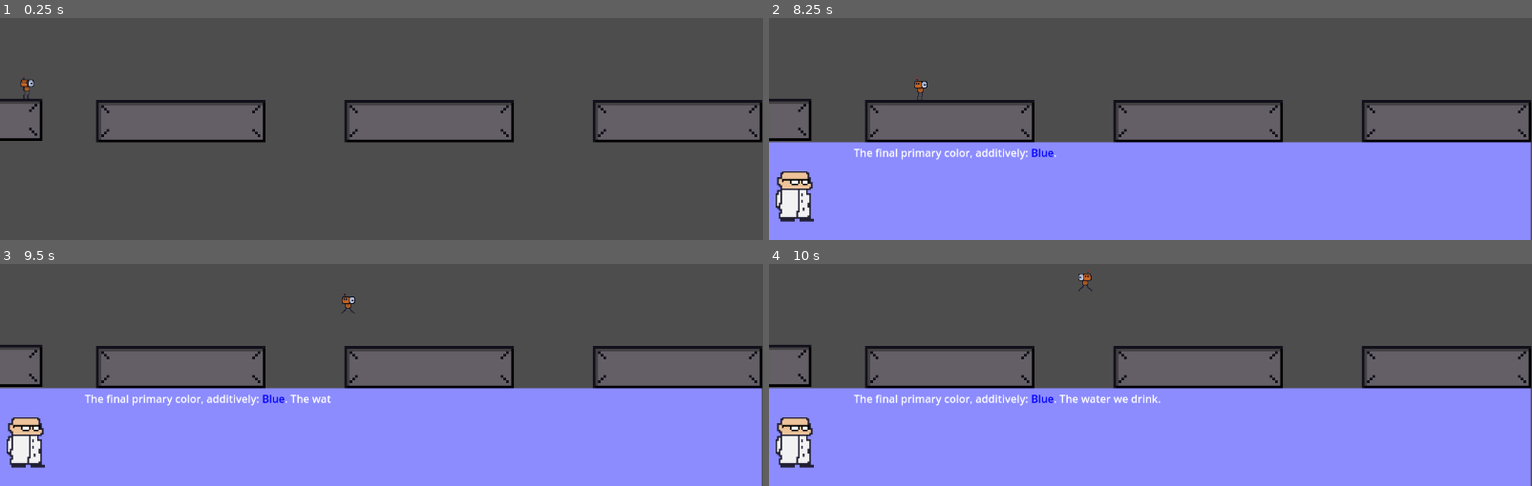
Above: before the commit, frames 1-4 (two rows, left to right).
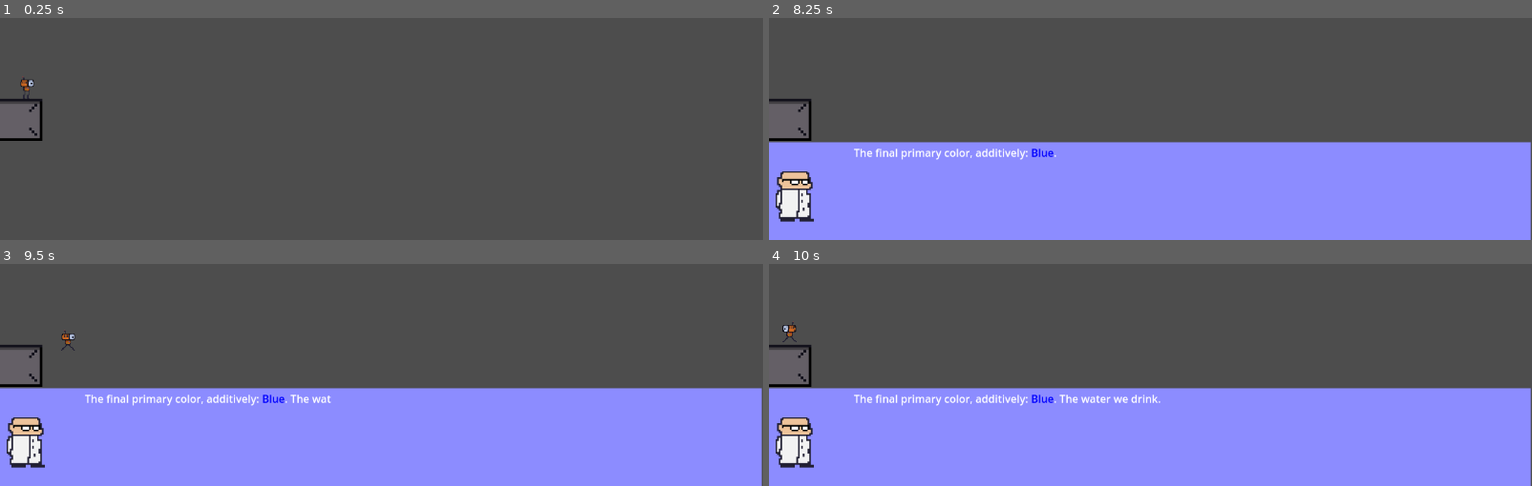
Above: after the commit, the same moments.

Repository: Gamnraa/gmtk2025
Game: Godot game, scene res://MainScene.tscn
Two runs of this game, one before a commit and one after it. Both use one fixed random seed, a clock stepped at 60 frames per second and the inputs below.
Inputs:
- Up to frame 1 (0.25 s): no input
- Up to frame 2 (8.25 s): tap Enter (enter) at 0.5, 0.6, 1.35, 2.1, 2.85, 3.6, 4.35, 5.1, 5.85, 6.6, 7.25, 7.35, 8.1 s; hold D (right) 0.53-2.03 s; tap Space (jump) at 0.77, 1.52, 3.02, 3.77, 4.52, 6.02, 6.5, 6.77, 7.52 s; hold A (left) 2.03-2.78 s; hold D (right) 2.78-4.28 s; hold A (left) 4.28-5.03 s; hold D (right) 5.03-5.78 s; hold A (left) 5.78-7.28 s; hold D (right) from 7.28 s (still down)
- Up to frame 3 (9.5 s): keep holding D (right); tap Enter (enter) at 8.85 s; tap Space (jump) at 9.02 s
- Up to frame 4 (10 s): release D (right) at 9.53 s; hold A (left) from 9.53 s (still down); tap Enter (enter) at 9.6 s; tap Space (jump) at 9.77 s

The runs differ from the first frame. In frame 1, 12% of the frame differs, in the area x 12-100%, y 36-57%; in frame 2, 12%; in frame 3, 12%; in frame 4, 12%, in the area x 1-100%, y 2-57%.

Commit message:
Color plats work again

Diff:
--- a/Nodes/PlatformBig.tscn
+++ b/Nodes/PlatformBig.tscn
@@ -1,7 +1,9 @@
-[gd_scene load_steps=2 format=3 uid="uid://blaul8bw43pew"]
+[gd_scene load_steps=3 format=3 uid="uid://blaul8bw43pew"]
 
+[ext_resource type="Script" uid="uid://oxfvntc3tkyh" path="res://Scripts/color_control.gd" id="1_5roky"]
 [ext_resource type="PackedScene" uid="uid://dnt722sduchb1" path="res://Nodes/big.tscn" id="1_lh20i"]
 
 [node name="PlatformBig" type="Node2D"]
+script = ExtResource("1_5roky")
 
 [node name="PlatformBig" parent="." instance=ExtResource("1_lh20i")]
--- a/Nodes/PlatformMed.tscn
+++ b/Nodes/PlatformMed.tscn
@@ -1,7 +1,9 @@
-[gd_scene load_steps=2 format=3 uid="uid://d3gsx1wbbm70y"]
+[gd_scene load_steps=3 format=3 uid="uid://d3gsx1wbbm70y"]
 
+[ext_resource type="Script" uid="uid://oxfvntc3tkyh" path="res://Scripts/color_control.gd" id="1_5lcxt"]
 [ext_resource type="PackedScene" uid="uid://b53ti1s2keskq" path="res://Nodes/medium.tscn" id="1_83msd"]
 
 [node name="PlatformMedium" type="Node2D"]
+script = ExtResource("1_5lcxt")
 
 [node name="PlatformMed" parent="." instance=ExtResource("1_83msd")]
--- a/Nodes/PlatformSmall.tscn
+++ b/Nodes/PlatformSmall.tscn
@@ -1,7 +1,9 @@
-[gd_scene load_steps=2 format=3 uid="uid://b4r00hkgdyuap"]
+[gd_scene load_steps=3 format=3 uid="uid://b4r00hkgdyuap"]
 
 [ext_resource type="PackedScene" uid="uid://cayiuisp5yhgr" path="res://Nodes/small.tscn" id="1_6ge7m"]
+[ext_resource type="Script" uid="uid://oxfvntc3tkyh" path="res://Scripts/color_control.gd" id="1_bjnky"]
 
 [node name="PlatformSmall" type="Node2D"]
+script = ExtResource("1_bjnky")
 
 [node name="PlatformSmall" parent="." instance=ExtResource("1_6ge7m")]
--- /dev/null
+++ b/Scripts/color_control.gd
@@ -0,0 +1,6 @@
+extends Node2D
+@export_enum("RED", "GREEN", "BLUE", "REDGREEN", "GREENBLUE", "REDBLUE", "REDGREENBLUE", "NONE") var color: int = Global.NONE
+
+func _ready():
+	print("ready", self)
+	get_child(0).color = color
--- a/Scripts/platform.gd
+++ b/Scripts/platform.gd
@@ -27,6 +27,9 @@
 	$AnimationPlayer.play_backwards("Appear")
 
 func _ready():
+	init_hidden()
+	await get_tree().create_timer(.1).timeout
+	print("ready")
 	if color == Global.NONE: init_visible()
 	else: init_hidden()
 
Not shown, added: Scripts/color_control.gd.uid
